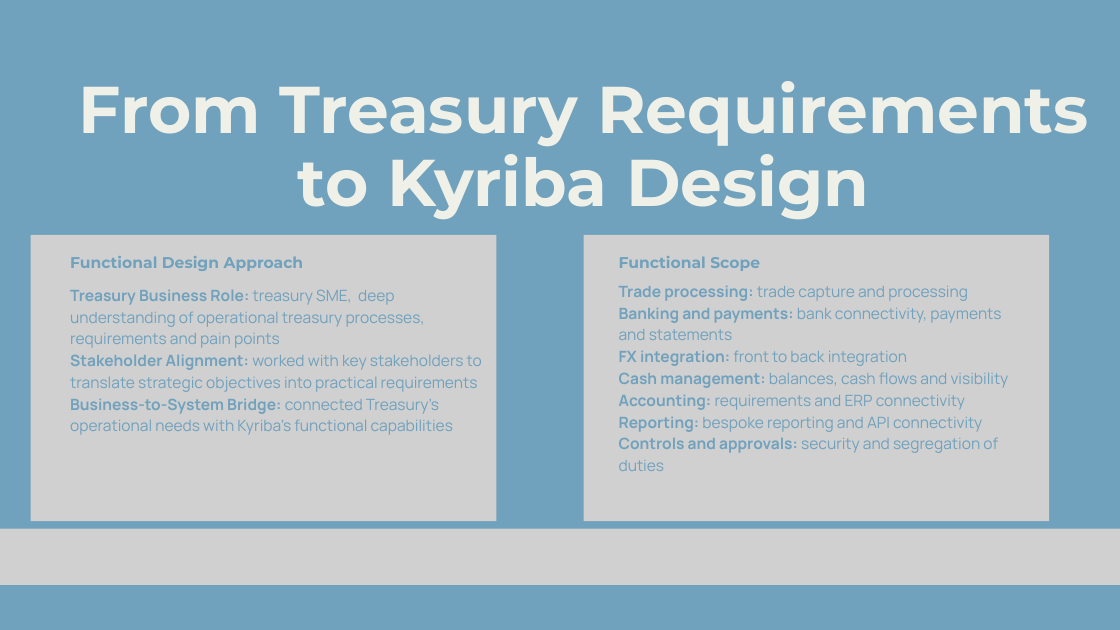
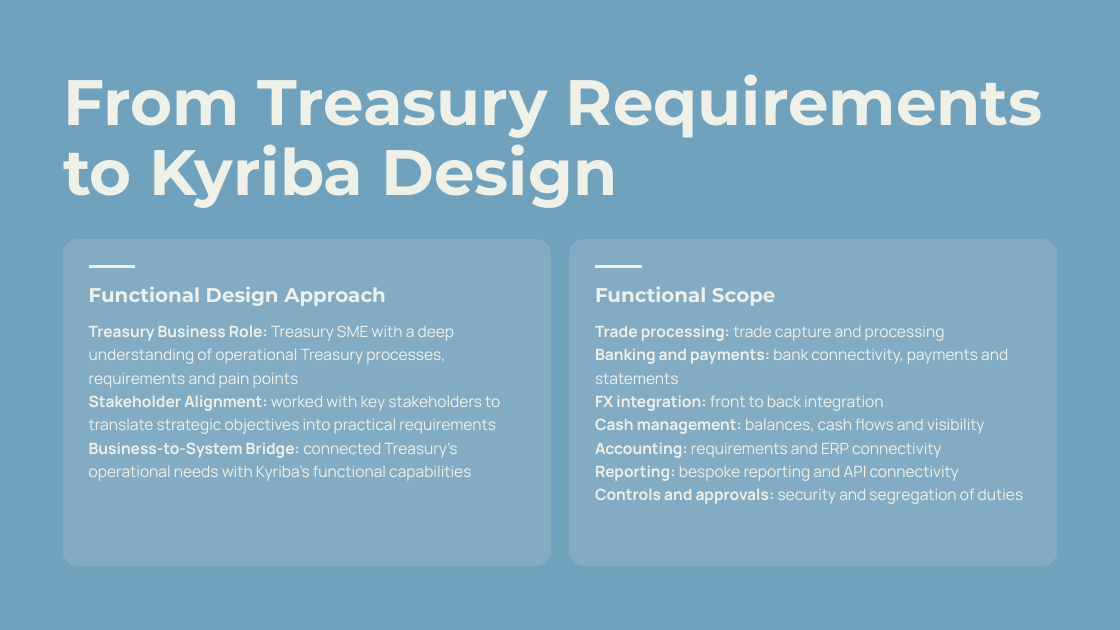
Before and after one commit to sgarciapuga/Work_Portfolio, a slide deck: slide 6 of docs/kyriba-transformation/presentation/kyriba-transformation.pptx. Drawn at 1120x630 pixels with LibreOffice and Linux fonts; fonts in the diff are those of the drawing; grey boxes stand for pictures. Boxes give left, top, right and bottom in pixels: in the first picture for what was removed or moved away, otherwise in the second. Text is boxed around its words. In the diff, an @@ line names an element or a change of style, - is before the commit and + after.

Commit message:
Added Case 2 to Kyriba Transformation

```diff
--- a/docs/kyriba-transformation/presentation/kyriba-transformation.pptx
+++ b/docs/kyriba-transformation/presentation/kyriba-transformation.pptx
@@ text "From Treasury Requirements to Kyriba ...": place and size @@
-text "From Treasury Requirements to Kyriba ..." at <box>79,81,1089,220</box>
+text "From Treasury Requirements to Kyriba ..." at <box>63,74,1043,208</box>
@@ text "From Treasury Requirements to Kyriba ..." at <box>63,74,1043,208</box>: size 85 to 82.5 pt; alignment centre to left; line spacing 93.5pt to 90.8pt @@
@@ picture removed at <box>31,235,497,521</box> @@
@@ freeform shape added at <box>63,239,550,566</box>, fill #EFF1E8 at 15% opacity @@
@@ freeform shape added at <box>570,239,1057,566</box>, fill #EFF1E8 at 15% opacity @@
@@ picture removed at <box>584,235,1049,521</box> @@
@@ freeform shape added at <box>88,265,135,268</box>, fill #EFF1E8 @@
@@ freeform shape added at <box>595,265,641,268</box>, fill #EFF1E8 @@
@@ text "Functional Design Approach" at <box>89,286,386,306</box>: size 20 to 25.5 pt, text colour #70A1BD to #EFF1E8; line spacing 28pt to 35.7pt @@
@@ text "Functional Design Approach": place and size @@
-text "Functional Design Approach" at <box>70,256,304,271</box>
+text "Functional Design Approach" at <box>89,286,386,306</box>
@@ text "Functional Scope": place and size @@
-text "Functional Scope" at <box>619,256,760,271</box>
+text "Functional Scope" at <box>595,286,775,306</box>
@@ text "Functional Scope" at <box>595,286,775,306</box>: size 20 to 25.5 pt, text colour #70A1BD to #EFF1E8; line spacing 28pt to 35.7pt @@
@@ text "Treasury Business Role: Treasury SME ...": place and size @@
-text "Treasury Business Role: Treasury SME ..." at <box>70,289,482,435</box>
+text "Treasury Business Role: Treasury SME ..." at <box>89,325,500,481</box>
@@ text at <box>89,325,454,388</box>: text changed; text colour #70A1BD to #EFF1E8 @@
-Treasury Business Role: treasury SME, deep understanding of operational treasury processes, requirements and pain points
+Treasury Business Role: Treasury SME with a deep understanding of operational Treasury processes, requirements and pain points
@@ text "Trade processing: trade capture and ...": place and size @@
-text "Trade processing: trade capture and ..." at <box>619,286,1009,471</box>
+text "Trade processing: trade capture and ..." at <box>595,325,1024,504</box>
@@ text "Trade processing: trade capture and ..." at <box>595,325,1024,504</box>: text colour #70A1BD to #EFF1E8; line spacing 28pt to 30pt @@
@@ text at <box>89,395,500,481</box>: text colour #70A1BD to #EFF1E8 in "Stakeholder Alignment: worked with key stakeholders to ...", "Business-to-System Bridge: connected Treasury's operational  ..."; line spacing 28pt to 30pt @@
@@ picture removed at <box>0,529,1120,585</box> @@
```
Also in this commit, not shown: 18 other slides changed, 19 other files.
